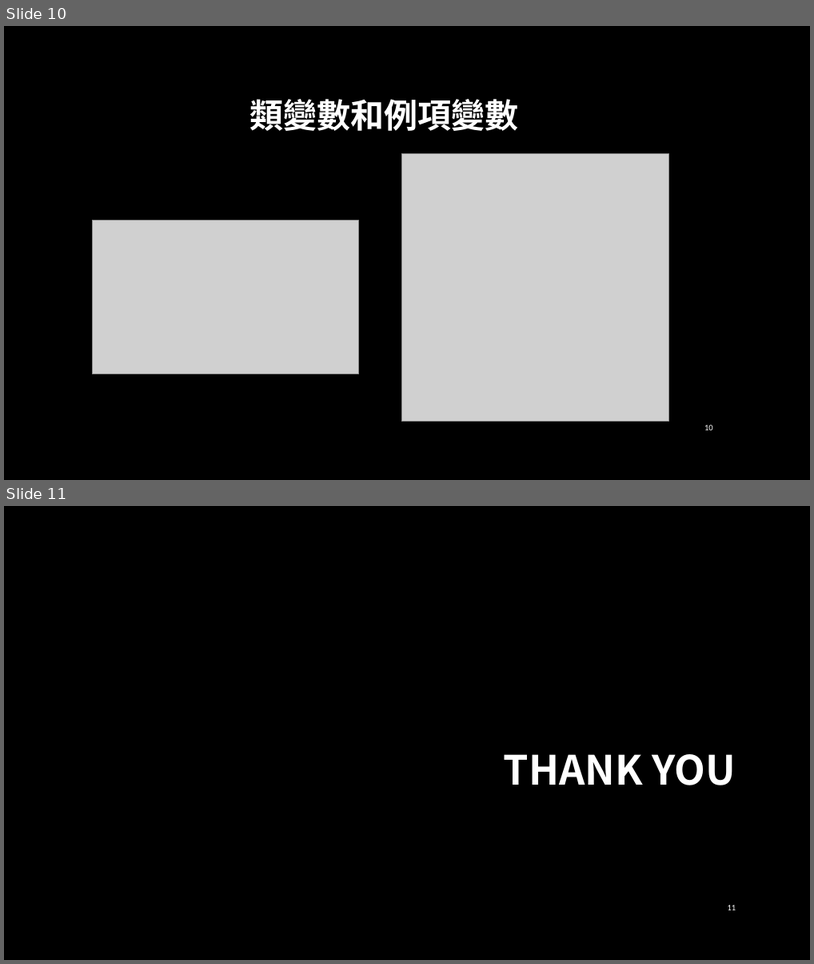
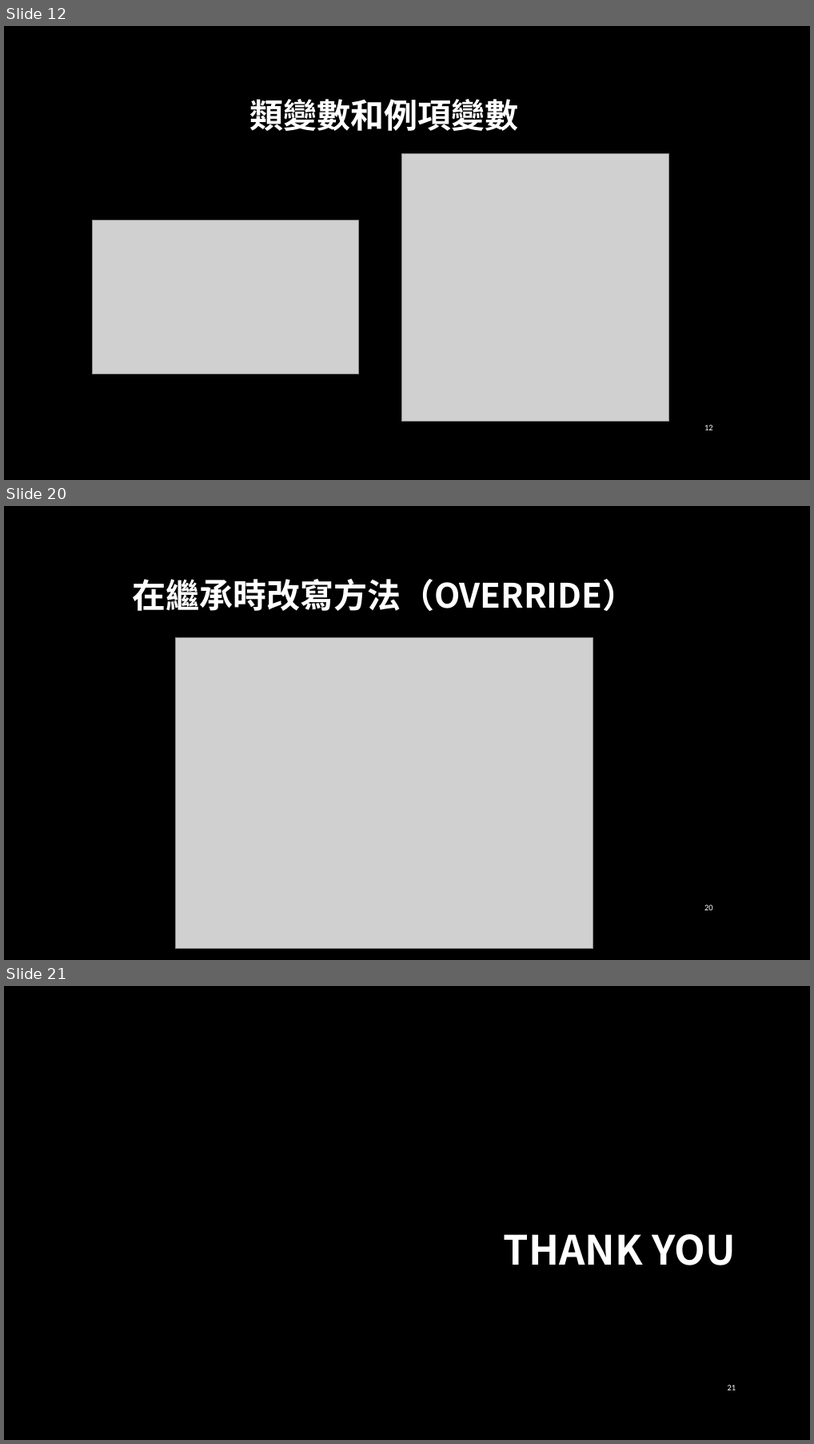
Before and after one commit to jiaweichang/biography, a slide deck: slides/10801/Python進階程式設計/[W2] OOP in Python.pptx. Shown one above the other, each under a label of ours: slides 10 and 11 before the commit, slides 12, 20 and 21 after it; the slides between them are not shown. The pictures are 814x964 and 814x1444 pixels, drawn with LibreOffice and Linux fonts; fonts in the diff are those of the drawing; grey boxes stand for pictures; background and template pictures are left out. Boxes give left, top, right and bottom in pixels: in the first picture for what was removed or moved away, otherwise in the second. Text is boxed around its words. In the diff, an @@ line names an element or a change of style, - is before the commit and + after.

```diff
--- a/slides/10801/Python進階程式設計/[W2] OOP in Python.pptx
+++ b/slides/10801/Python進階程式設計/[W2] OOP in Python.pptx
@@ slide 20 added at (4, 506, 810, 960), background picture (left out) @@
@@ title added at (133, 579, 637, 611), 40 pt, text #FFFFFF, bold @@
+在繼承時改寫方法（OVERRIDE）
@@ picture added at (176, 638, 594, 948) @@
@@ page number added at (705, 904, 714, 910), 10 pt, text #FFFFFF @@
+20
@@ what was slide 10 is now slide 12 @@
@@ page number at (705, 424, 714, 430): text changed @@
-10
+12
@@ what was slide 11 is now slide 21 @@
@@ page number at (728, 1384, 737, 1390): text changed @@
-11
+21
```
Also in this commit, not shown: 9 other slides added.
